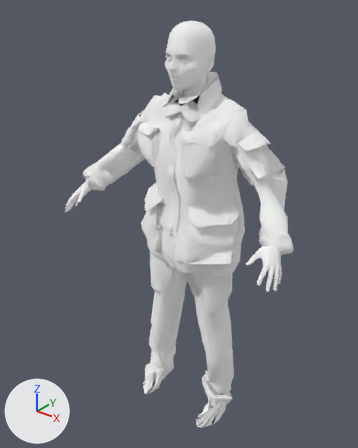
One commit to the glTF model public/models/crew/medic.glb: the scene before it, then after it.
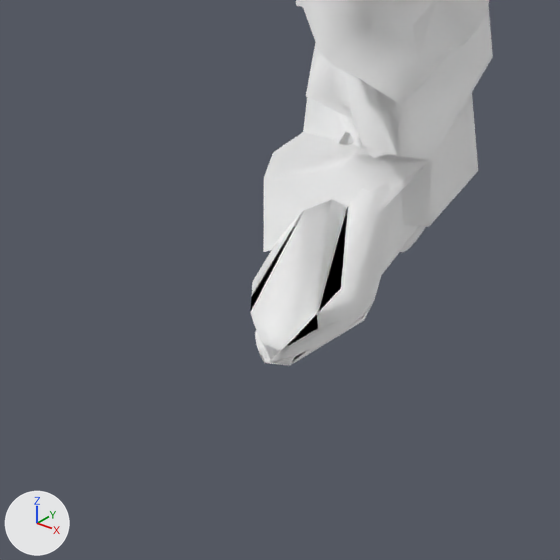
The first picture shows the older version from a 50 mm camera at (1.119, -1.515, 1.806) aimed at (-0.04, -0.067, 0.908). The close-ups show the older and then the newer version on the part from 30% to 52% of the width and 77% to 94% of the height of that picture. Only the edits that show in the close-ups are written down. The axes (+X, +Y, +Z) are drawn at lower left. The lights are the same throughout. Vertices at exactly the same position are counted once.

Names of what the first close-up shows: 'cloth'.
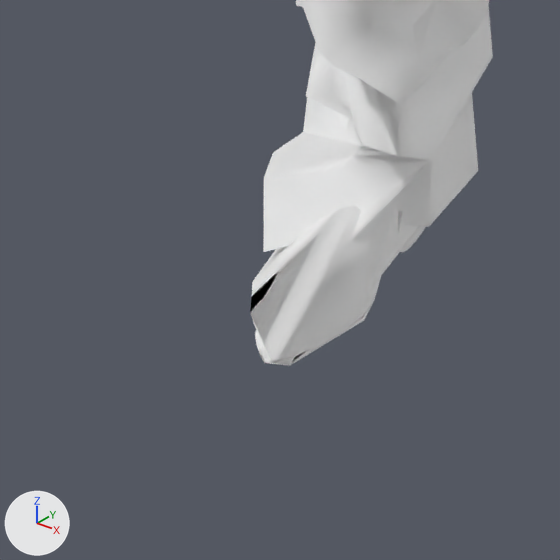
Edits to the scene script, one JSON object a line:
```json
{"block": "me_cloth", "where": "# used by ob_cloth; location = (0.0, 0.0, 0.0)"}
{"op": "remove", "block": "me_cloth", "code": "me_cloth.from_pydata(...)  # 4918 vertices, 8756 faces; spans x -0.49..0.52, y -0.22..0.15, z -0.02..1.51"}
{"op": "add", "block": "me_cloth", "code": "me_cloth.from_pydata(...)  # 4920 vertices, 8771 faces; spans x -0.49..0.52, y -0.22..0.15, z -0.02..1.51"}
{"block": "me_cloth", "change": "me_cloth part 1: 3 vertices moved within x -0.17..-0.14, y -0.07..-0.04, z 0.01..0.12; 30 vertices removed from x -0.19..-0.14, y -0.17..-0.02, z 0.01..0.15; 50 vertices added at x -0.22..-0.14, y -0.14..0.01, z -0.02..0.14"}
{"block": "me_cloth", "change": "other edits to the shape of me_cloth do not show in these pictures"}
```

What differs and where, as boxes [x1, y1, x2, y2] in the close-ups (560 x 560 px; the box of a moved part takes in the faces that stretch with it):
```json
{"part": 1, "of": "me_cloth", "change": "moved or reshaped", "before": [250, 132, 414, 360], "after": [342, 119, 414, 310]}
```
